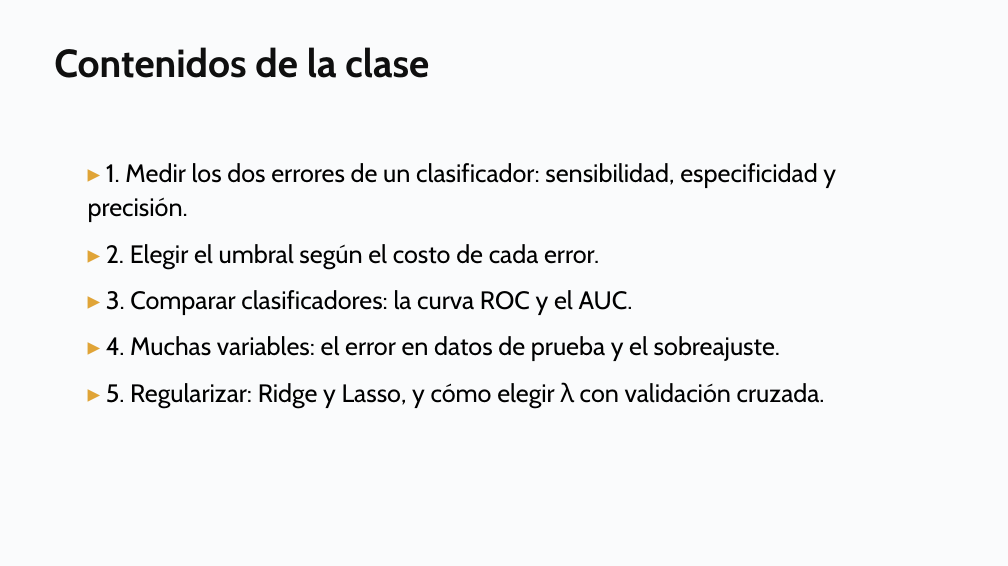
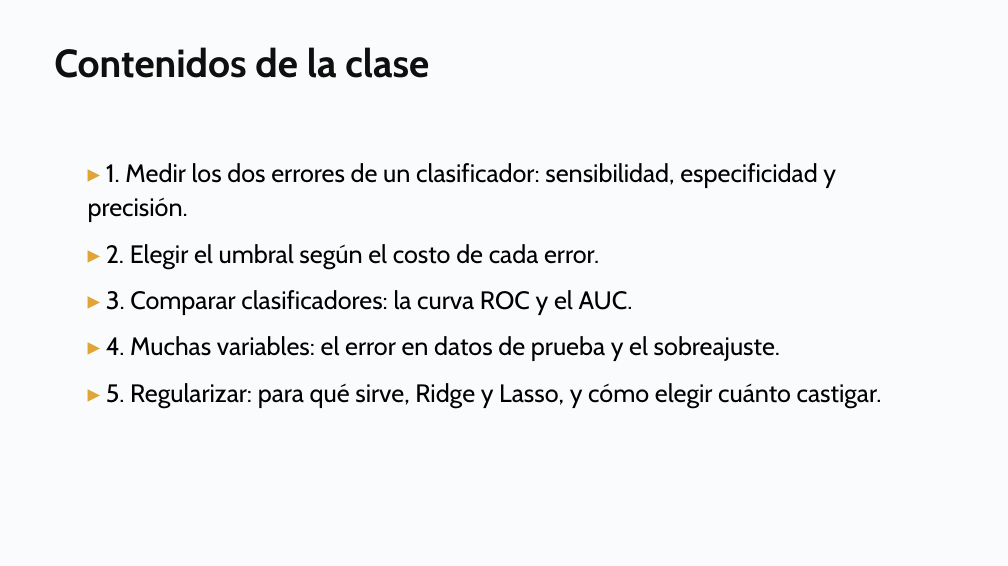
Before and after one commit to daniopitz/diplomado-cdd, a slide deck: slide 3 of presentaciones/clase07_evaluar_regularizar.pptx. Drawn at 1008x566 pixels with LibreOffice and Linux fonts; fonts in the diff are those of the drawing. Boxes give left, top, right and bottom in pixels: in the first picture for what was removed or moved away, otherwise in the second. Text is boxed around its words. In the diff, an @@ line names an element or a change of style, - is before the commit and + after.

```diff
--- a/presentaciones/clase07_evaluar_regularizar.pptx
+++ b/presentaciones/clase07_evaluar_regularizar.pptx
@@ text at (x1=106, y1=383, x2=882, y2=408): text changed @@
-▸ 5. Regularizar: Ridge y Lasso, y cómo elegir λ con validación cruzada.
+▸ 5. Regularizar: para qué sirve, Ridge y Lasso, y cómo elegir cuánto castigar.
```
Also in this commit, not shown: 1 other slide changed, 2 slides added, 3 other files.
